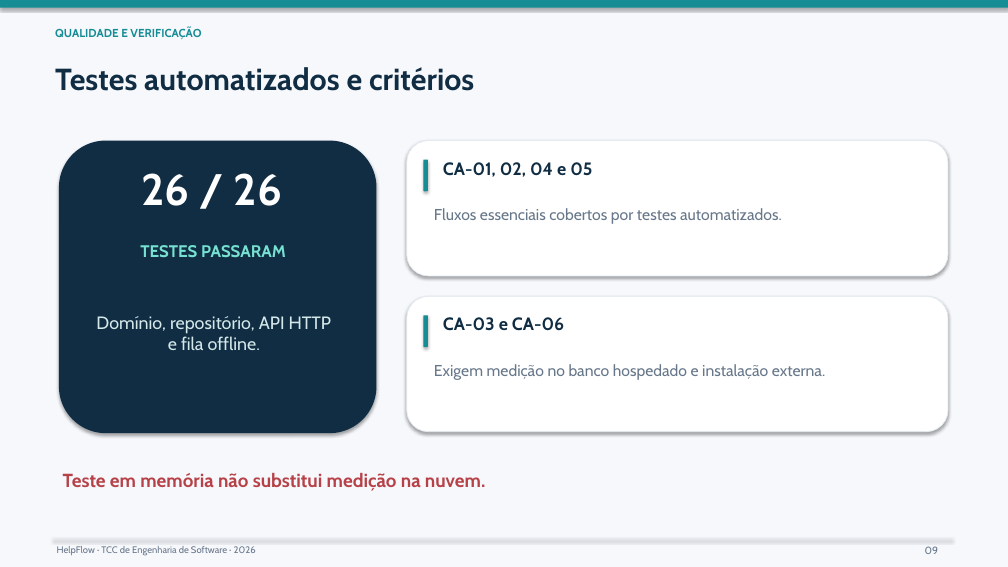
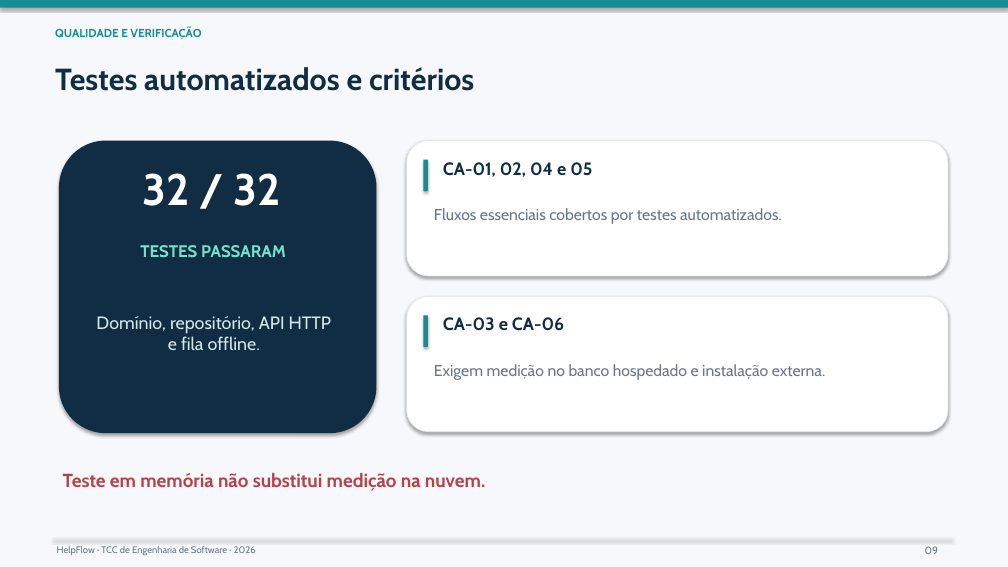
Before and after one commit to Goldcrowb/TCC_HelpFlow, a slide deck: slide 9 of apresentacao/Apresentacao_HelpFlow_TCC.pptx. Drawn at 1008x567 pixels with LibreOffice and Linux fonts; fonts in the diff are those of the drawing. Boxes give left, top, right and bottom in pixels: in the first picture for what was removed or moved away, otherwise in the second. Text is boxed around its words. In the diff, an @@ line names an element or a change of style, - is before the commit and + after.

```diff
--- a/apresentacao/Apresentacao_HelpFlow_TCC.pptx
+++ b/apresentacao/Apresentacao_HelpFlow_TCC.pptx
@@ text at bbox=[142, 173, 281, 206]: text changed @@
-26 / 26
+32 / 32
```
Also in this commit, not shown: 5 other slides changed, 39 other files.
